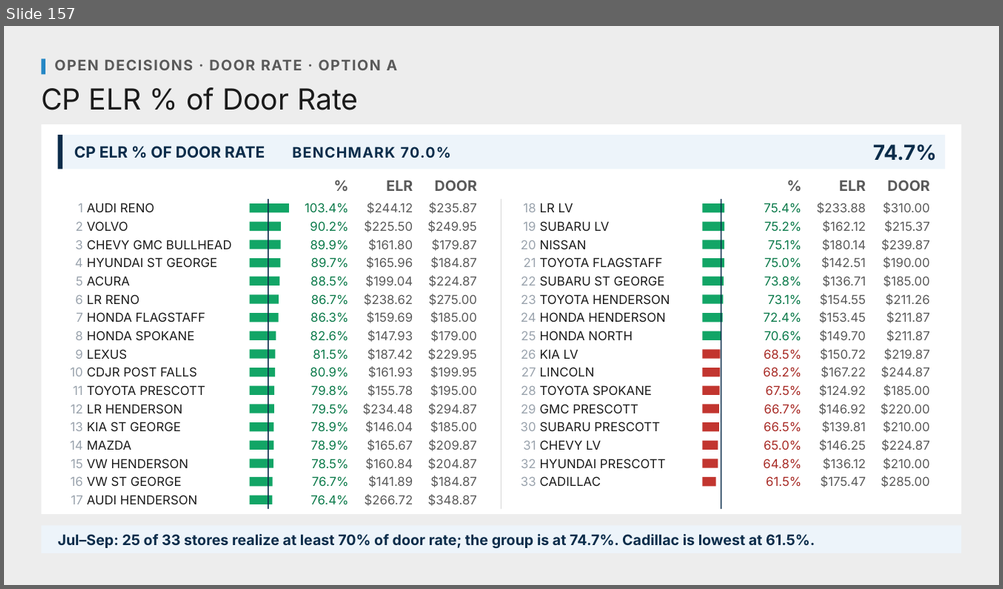
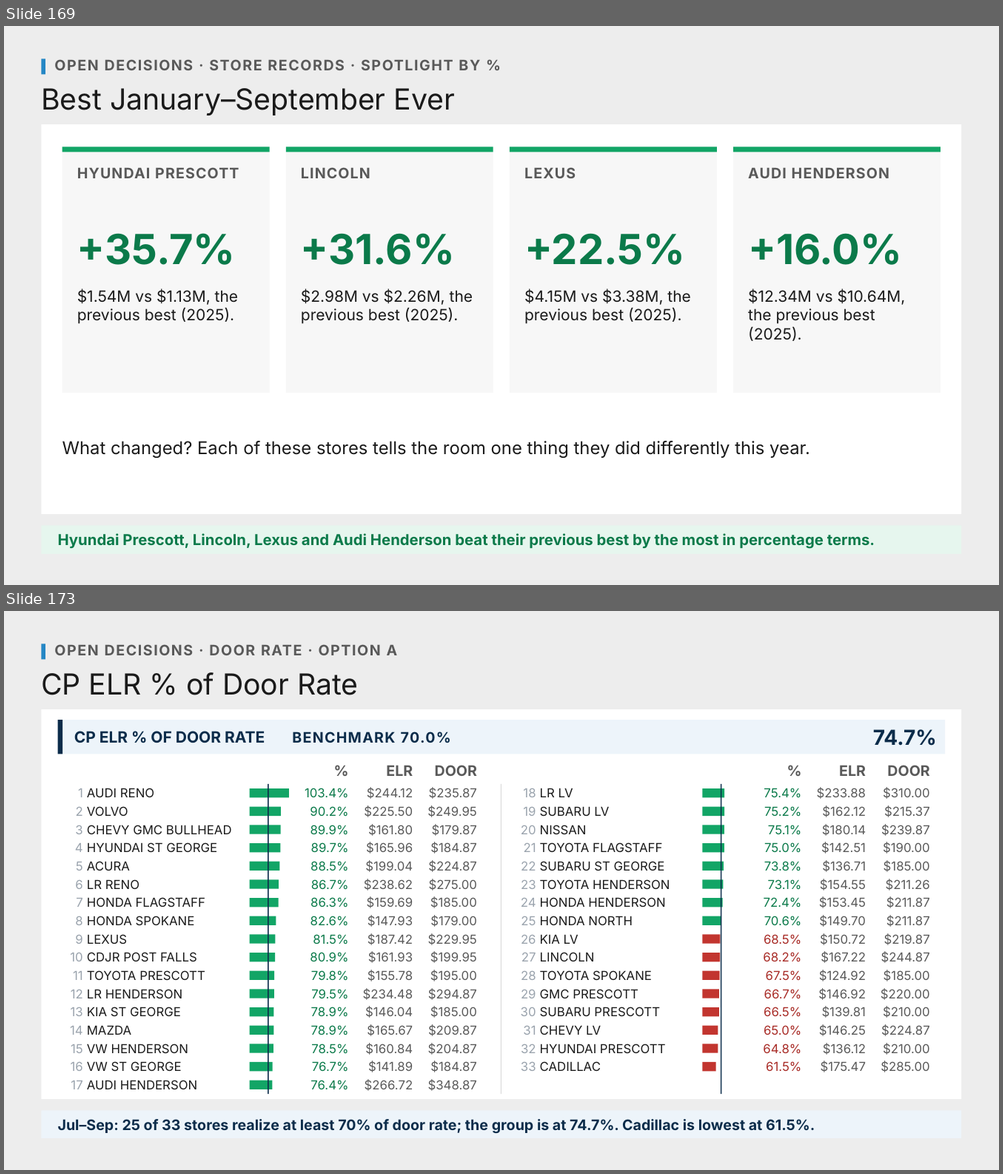
Before and after one commit to Ndresner/Noah, a slide deck: day2-deck/decks/Fixed Ops - Day 2 Example Test Deck.pptx. Shown one above the other, each under a label of ours: slide 157 before the commit, slides 169 and 173 after it; the slides between them are not shown. The pictures are 1003x589 and 1003x1174 pixels, drawn with LibreOffice and Linux fonts; fonts in the diff are those of the drawing. Boxes give left, top, right and bottom in pixels: in the first picture for what was removed or moved away, otherwise in the second. Text is boxed around its words. In the diff, an @@ line names an element or a change of style, - is before the commit and + after.

```diff
--- a/day2-deck/decks/Fixed Ops - Day 2 Example Test Deck.pptx
+++ b/day2-deck/decks/Fixed Ops - Day 2 Example Test Deck.pptx
@@ slide 169 added at [4, 26, 999, 585], background #EDEDED @@
@@ rectangle added at [41, 59, 45, 75], fill #2587C5 @@
@@ text added at [54, 59, 480, 70], 14 pt, text #595959, bold @@
+OPEN DECISIONS · STORE RECORDS · SPOTLIGHT BY %
@@ text added at [41, 88, 455, 116], 28 pt, text #1A1A1A @@
+Best January–September Ever
@@ rectangle added at [41, 124, 962, 514], fill #FFFFFF @@
@@ rectangle added at [62, 147, 270, 393], fill #F7F7F7 @@
@@ rectangle added at [62, 147, 270, 152], fill #12A566 @@
@@ rectangle added at [286, 147, 493, 393], fill #F7F7F7 @@
@@ rectangle added at [286, 147, 493, 152], fill #12A566 @@
@@ rectangle added at [510, 147, 717, 393], fill #F7F7F7 @@
@@ rectangle added at [510, 147, 717, 152], fill #12A566 @@
@@ rectangle added at [733, 147, 940, 393], fill #F7F7F7 @@
@@ rectangle added at [733, 147, 940, 152], fill #12A566 @@
@@ text added at [77, 167, 239, 178], 14 pt, text #595959, bold @@
+HYUNDAI PRESCOTT
@@ text added at [301, 167, 370, 178], 14 pt, text #595959, bold @@
+LINCOLN
@@ text added at [524, 167, 575, 178], 14 pt, text #595959, bold @@
+LEXUS
@@ text added at [748, 167, 889, 178], 14 pt, text #595959, bold @@
+AUDI HENDERSON
@@ text added at [77, 233, 236, 265], 40 pt, text #0B7A4A, bold @@
++35.7%
@@ text added at [301, 233, 455, 265], 40 pt, text #0B7A4A, bold @@
++31.6%
@@ text added at [524, 233, 685, 265], 40 pt, text #0B7A4A, bold @@
++22.5%
@@ text added at [748, 233, 902, 265], 40 pt, text #0B7A4A, bold @@
++16.0%
@@ text added at [77, 289, 239, 324], 15 pt, text #1A1A1A @@
+$1.54M vs $1.13M, the previous best (2025).
@@ text added at [301, 289, 473, 324], 15 pt, text #1A1A1A @@
+$2.98M vs $2.26M, the previous best (2025).
@@ text added at [524, 289, 691, 324], 15 pt, text #1A1A1A @@
+$4.15M vs $3.38M, the previous best (2025).
@@ text added at [748, 289, 905, 341], 15 pt, text #1A1A1A @@
+$12.34M vs $10.64M, the previous best (2025).
@@ text added at [62, 441, 810, 458], 17 pt, text #1A1A1A @@
+What changed? Each of these stores tells the room one thing they did differently this year.
@@ rectangle added at [41, 526, 962, 554], fill #E6F6EE @@
@@ text added at [58, 534, 874, 549], 14.5 pt, text #0B7A4A, bold @@
+Hyundai Prescott, Lincoln, Lexus and Audi Henderson beat their previous best by the most in percentage terms.
@@ what was slide 157 is now slide 173 @@
```
Also in this commit, not shown: 1 slide changed, 41 other slides added, 9 other files.
